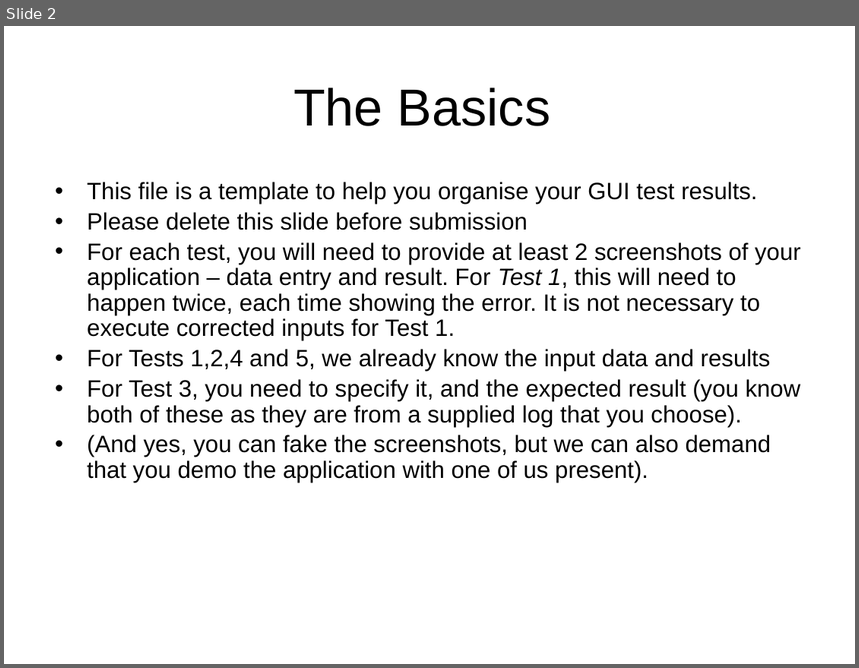
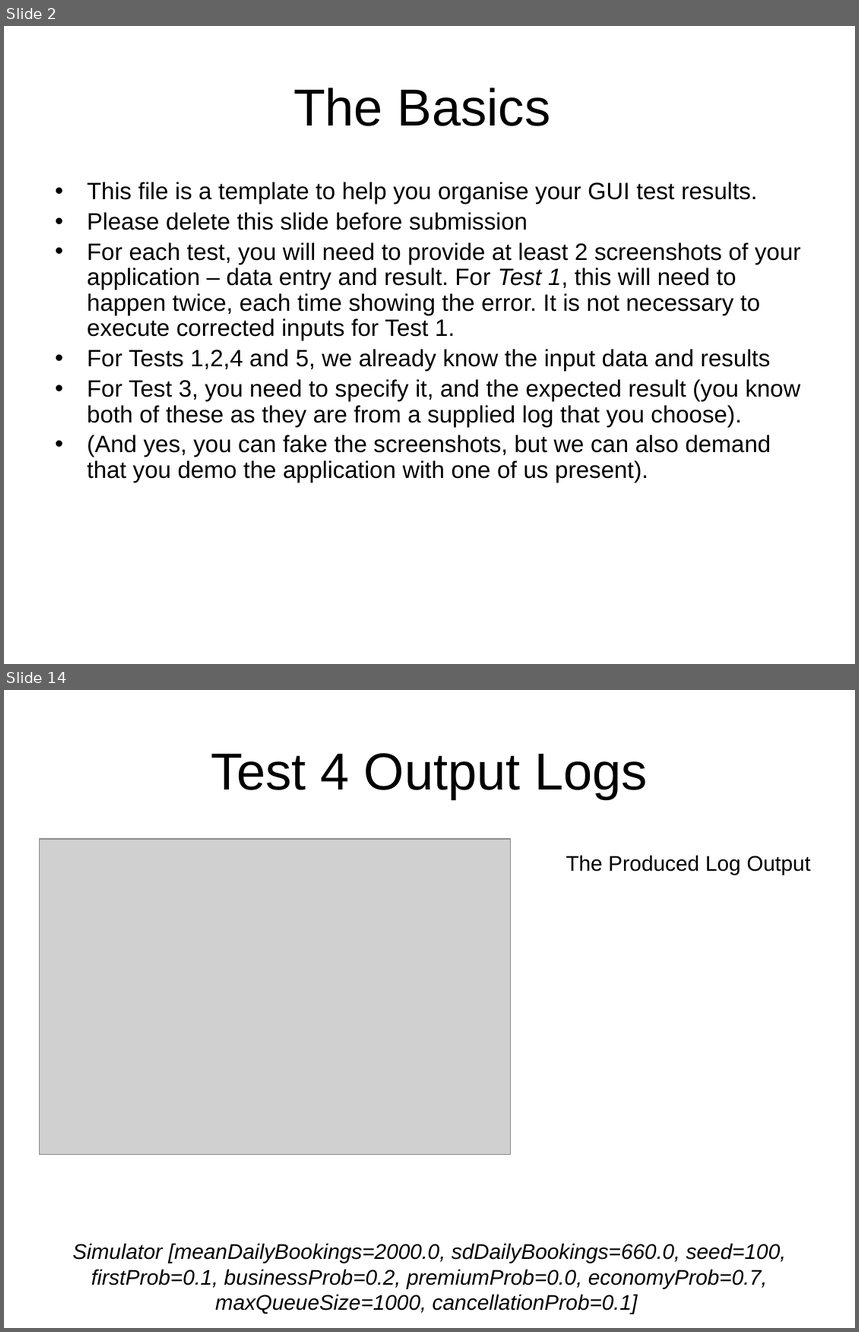
Before and after one commit to mitchellharvey97/Cab302-Ass2-2016, a slide deck: GUITestPlan.pptx. Shown one above the other, each under a label of ours: slide 2 before the commit, slides 2 and 14 after it; the slides between them are not shown. The pictures are 859x668 and 859x1332 pixels, drawn with LibreOffice and Linux fonts; fonts in the diff are those of the drawing; grey boxes stand for pictures. Boxes give left, top, right and bottom in pixels: in the first picture for what was removed or moved away, otherwise in the second. Text is boxed around its words. In the diff, an @@ line names an element or a change of style, - is before the commit and + after.

Commit message:
Adding Test Plan

```diff
--- a/GUITestPlan.pptx
+++ b/GUITestPlan.pptx
@@ slide 14 added at (4,690,855,1328), background #FFFFFF @@
@@ title added at (211,753,647,799), 44 pt, text #000000 @@
+Test 4 Output Logs
@@ picture added at (40,839,512,1155) @@
@@ text added at (566,855,811,875), 18 pt, text #000000 @@
+The Produced Log Output
@@ text added at (72,1243,786,1315), 18 pt, text #000000, italic @@
+Simulator [meanDailyBookings=2000.0, sdDailyBookings=660.0, seed=100, firstProb=0.1, businessProb=0.2, premiumProb=0.0, economyProb=0.7, maxQueueSize=1000, cancellationProb=0.1]
```
Also in this commit, not shown: 11 slides changed, 4 other slides added, 2 slides removed, 1 other file.
